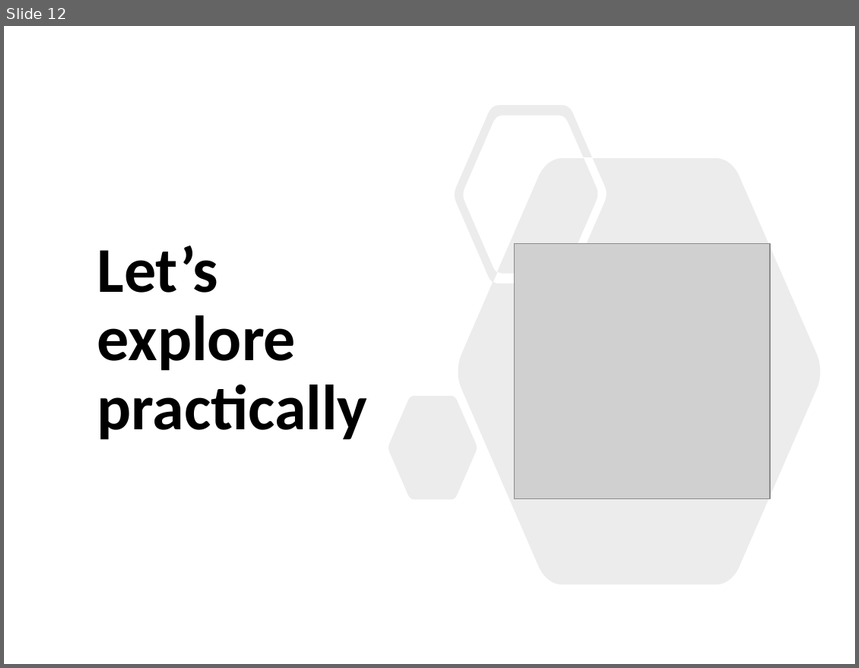
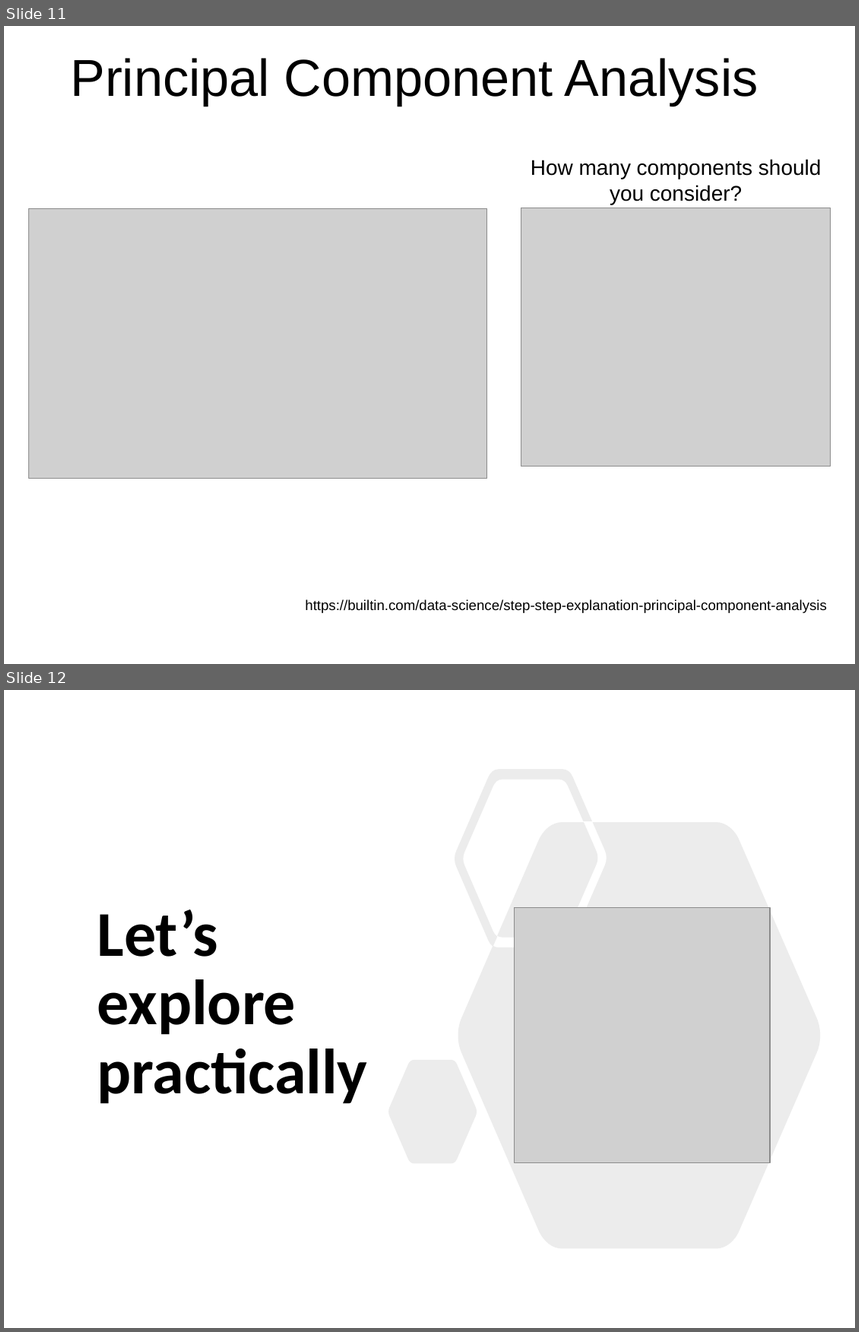
Before and after one commit to sraorao/data_analysis_visualisation_R_HT2022, a slide deck: powerpoint files/Session3.pptx. Shown one above the other, each under a label of ours: slide 12 before the commit, slides 11 and 12 after it. The pictures are 859x668 and 859x1332 pixels, drawn with LibreOffice and Linux fonts; fonts in the diff are those of the drawing; grey boxes stand for pictures. Boxes give left, top, right and bottom in pixels: in the first picture for what was removed or moved away, otherwise in the second. Text is boxed around its words. In the diff, an @@ line names an element or a change of style, - is before the commit and + after.

```diff
--- a/powerpoint files/Session3.pptx
+++ b/powerpoint files/Session3.pptx
@@ slide 11 added at bbox=[4, 26, 855, 664], background #FFFFFF @@
@@ text added at bbox=[71, 58, 759, 105], 44 pt, text #000000 @@
+Principal Component Analysis
@@ text added at bbox=[531, 159, 821, 205], 18 pt, text #000000 @@
+How many components should you consider?
@@ picture added at bbox=[28, 209, 487, 479] @@
@@ picture added at bbox=[522, 208, 831, 466] @@
@@ text added at bbox=[305, 600, 827, 613], 12 pt, text #000000 @@
+https://builtin.com/data-science/step-step-explanation-principal-component-analysis
```
Also in this commit, not shown: 1 slide changed, 1 slide removed.
